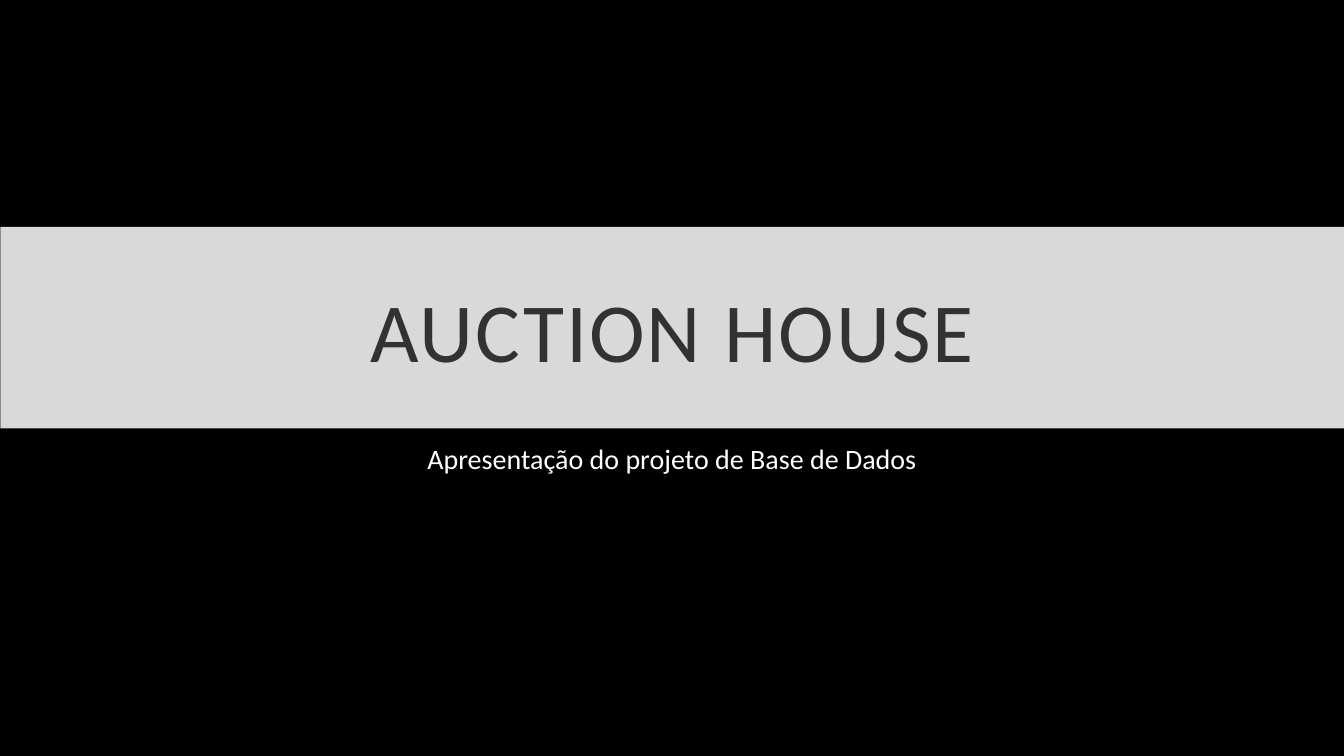
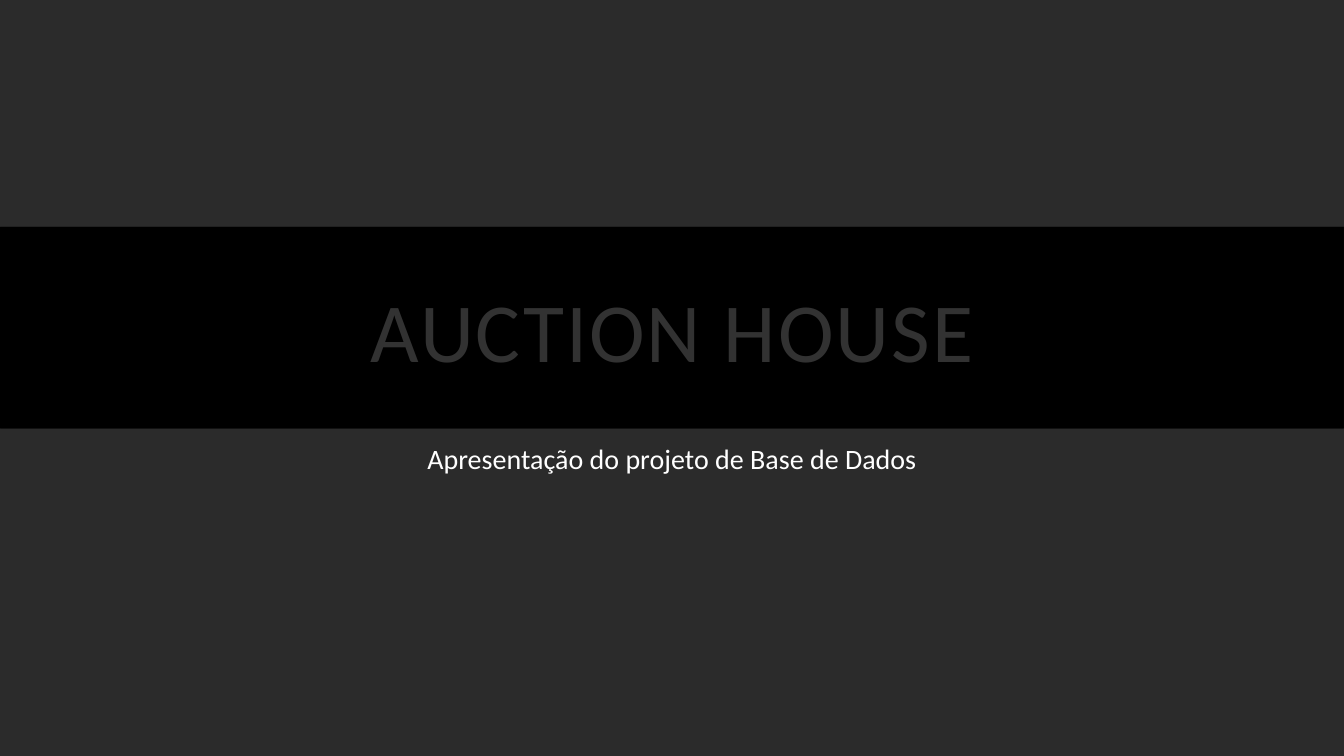
Before and after one commit to tomasbm07/Projeto-BD, a slide deck: slide 1 of Apresentação/Apresentação.pptx. Drawn at 1344x756 pixels with LibreOffice and Linux fonts; fonts in the diff are those of the drawing; background and template pictures are left out; a plain dark background stands for a picture behind light text. Boxes give left, top, right and bottom in pixels: in the first picture for what was removed or moved away, otherwise in the second. Text is boxed around its words. In the diff, an @@ line names an element or a change of style, - is before the commit and + after.

```diff
--- a/Apresentação/Apresentação.pptx
+++ b/Apresentação/Apresentação.pptx
@@ rectangle removed at (x1=0, y1=0, x2=1344, y2=756) @@
@@ rectangle at (x1=0, y1=227, x2=1344, y2=429): fill #FFFFFF to #000000 @@
@@ rectangle at (x1=0, y1=227, x2=1344, y2=429): fill #FFFFFF at 85% opacity to #000000 at 85% opacity @@
```
Also in this commit, not shown: 9 other slides changed, 3 other files.
